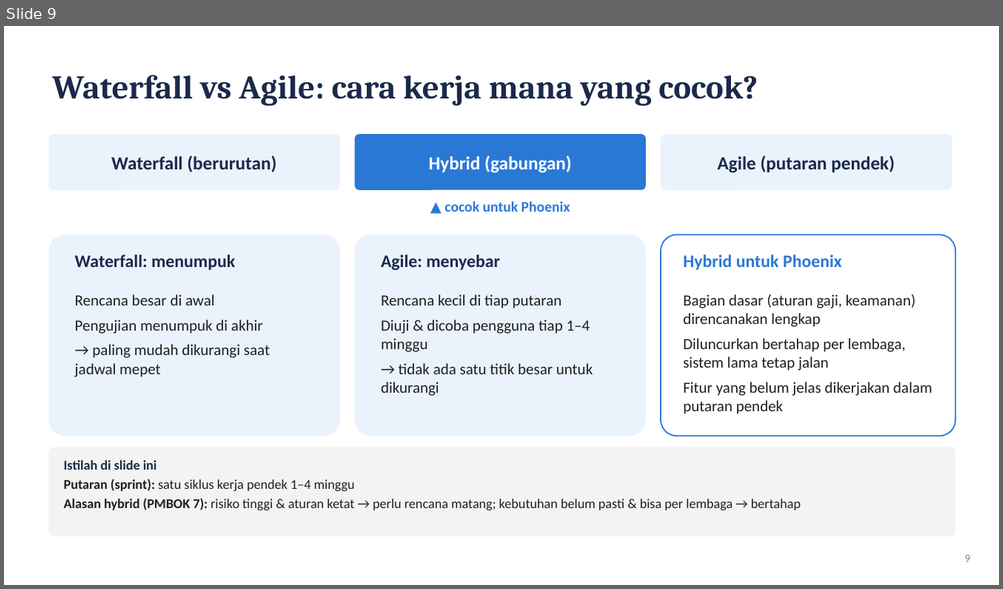
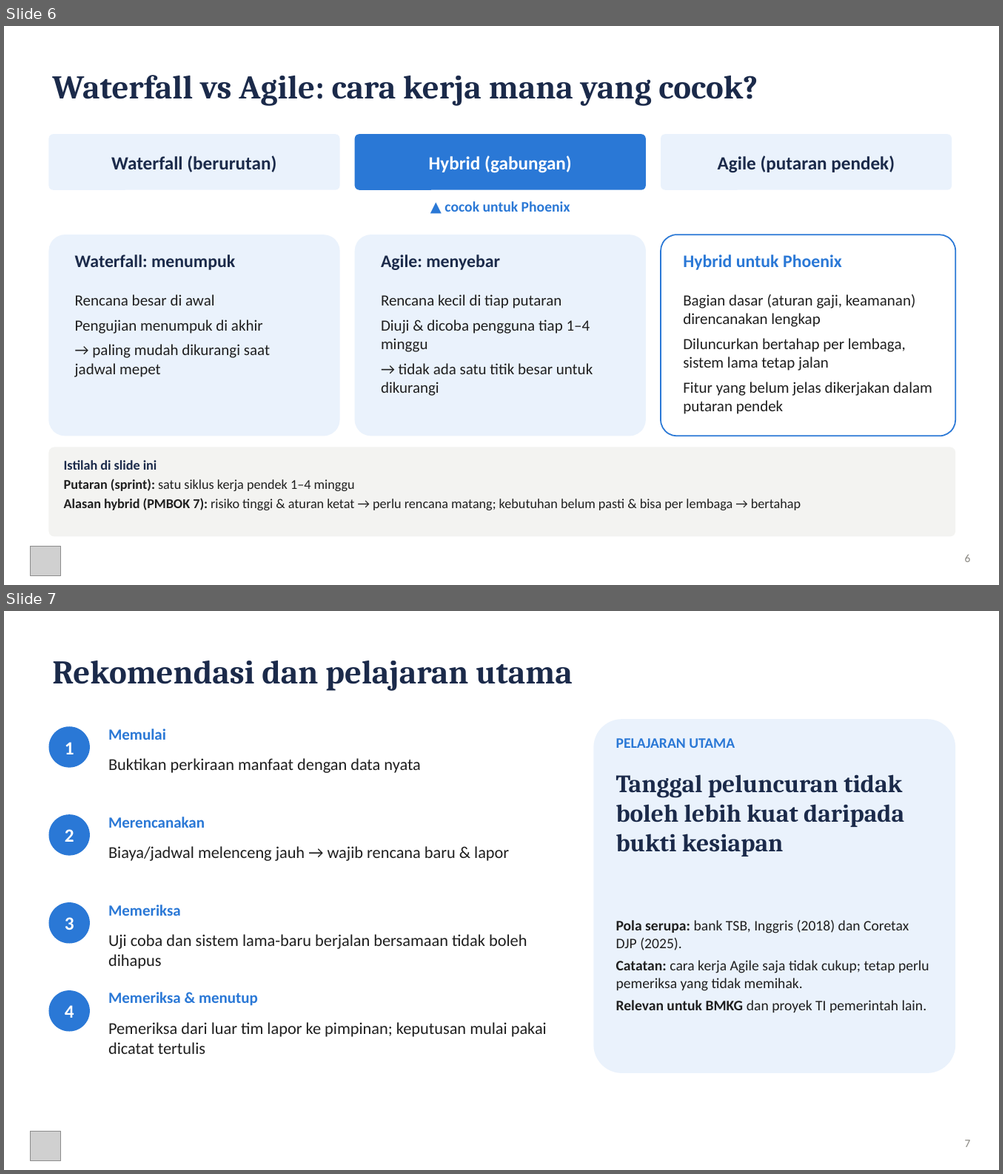
Before and after one commit to mingkimingki/it-proj-manag, a slide deck: tugas1/hasil/Tugas1_DistribusiEffort_Phoenix_Slide.pptx. Shown one above the other, each under a label of ours: slide 9 before the commit, slides 6 and 7 after it. The pictures are 1003x589 and 1003x1174 pixels, drawn with LibreOffice and Linux fonts; fonts in the diff are those of the drawing; grey boxes stand for pictures. Boxes give left, top, right and bottom in pixels: in the first picture for what was removed or moved away, otherwise in the second. Text is boxed around its words. In the diff, an @@ line names an element or a change of style, - is before the commit and + after.

```diff
--- a/tugas1/hasil/Tugas1_DistribusiEffort_Phoenix_Slide.pptx
+++ b/tugas1/hasil/Tugas1_DistribusiEffort_Phoenix_Slide.pptx
@@ slide 7 added at <box>4,611,999,1170</box>, background #FFFFFF @@
@@ text added at <box>52,661,572,691</box>, 32 pt, text #1B2A4A, bold @@
+Rekomendasi dan pelajaran utama
@@ rounded rectangle added at <box>594,719,956,1073</box>, fill #EAF2FC @@
@@ ellipse added at <box>48,726,90,768</box>, fill #2A78D6, 18 pt, text #FFFFFF, bold @@
+1
@@ text added at <box>108,729,166,740</box>, 15 pt, text #2A78D6, bold @@
+Memulai
@@ text added at <box>616,738,734,748</box>, 14 pt, text #2A78D6, bold @@
+PELAJARAN UTAMA
@@ text added at <box>108,758,421,773</box>, 16 pt, text #1F1F1F @@
+Buktikan perkiraan manfaat dengan data nyata
@@ text added at <box>616,775,904,857</box>, 24 pt, text #1B2A4A, bold @@
+Tanggal peluncuran tidak boleh lebih kuat daripada bukti kesiapan
@@ ellipse added at <box>48,815,90,856</box>, fill #2A78D6, 18 pt, text #FFFFFF, bold @@
+2
@@ text added at <box>108,817,205,828</box>, 15 pt, text #2A78D6, bold @@
+Merencanakan
@@ text added at <box>108,846,509,861</box>, 16 pt, text #1F1F1F @@
+Biaya/jadwal melenceng jauh → wajib rencana baru & lapor
@@ ellipse added at <box>48,903,90,944</box>, fill #2A78D6, 18 pt, text #FFFFFF, bold @@
+3
@@ text added at <box>108,905,181,916</box>, 15 pt, text #2A78D6, bold @@
+Memeriksa
@@ text added at <box>616,920,929,1013</box>, 14 pt, text #1F1F1F @@
+Pola serupa: bank TSB, Inggris (2018) dan Coretax DJP (2025).
+Catatan: cara kerja Agile saja tidak cukup; tetap perlu pemeriksa yang tidak memihak.
+Relevan untuk BMKG dan proyek TI pemerintah lain.
@@ text added at <box>108,934,526,969</box>, 16 pt, text #1F1F1F @@
+Uji coba dan sistem lama-baru berjalan bersamaan tidak boleh dihapus
@@ ellipse added at <box>48,991,90,1032</box>, fill #2A78D6, 18 pt, text #FFFFFF, bold @@
+4
@@ text added at <box>108,992,258,1006</box>, 15 pt, text #2A78D6, bold @@
+Memeriksa & menutup
@@ text added at <box>108,1022,546,1054</box>, 16 pt, text #1F1F1F @@
+Pemeriksa dari luar tim lapor ke pimpinan; keputusan mulai pakai dicatat tertulis
@@ picture added at <box>30,1132,61,1162</box> @@
@@ text added at <box>965,1140,970,1147</box>, 11 pt, text #898781 @@
+7
@@ what was slide 9 is now slide 6 @@
@@ slide 6 changed as well @@
@@ picture added at <box>30,547,61,577</box> @@
@@ text at <box>965,554,970,562</box>: text changed @@
-9
+6
```
Also in this commit, not shown: 4 other slides changed, 3 other slides added, 8 slides removed, 10 other files.
